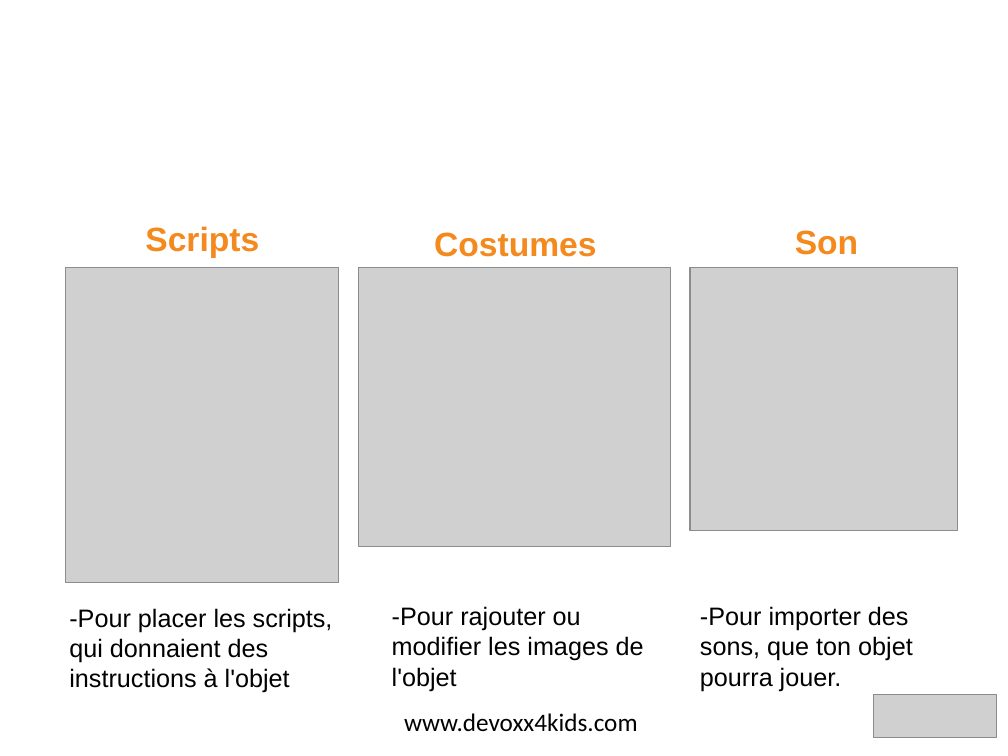
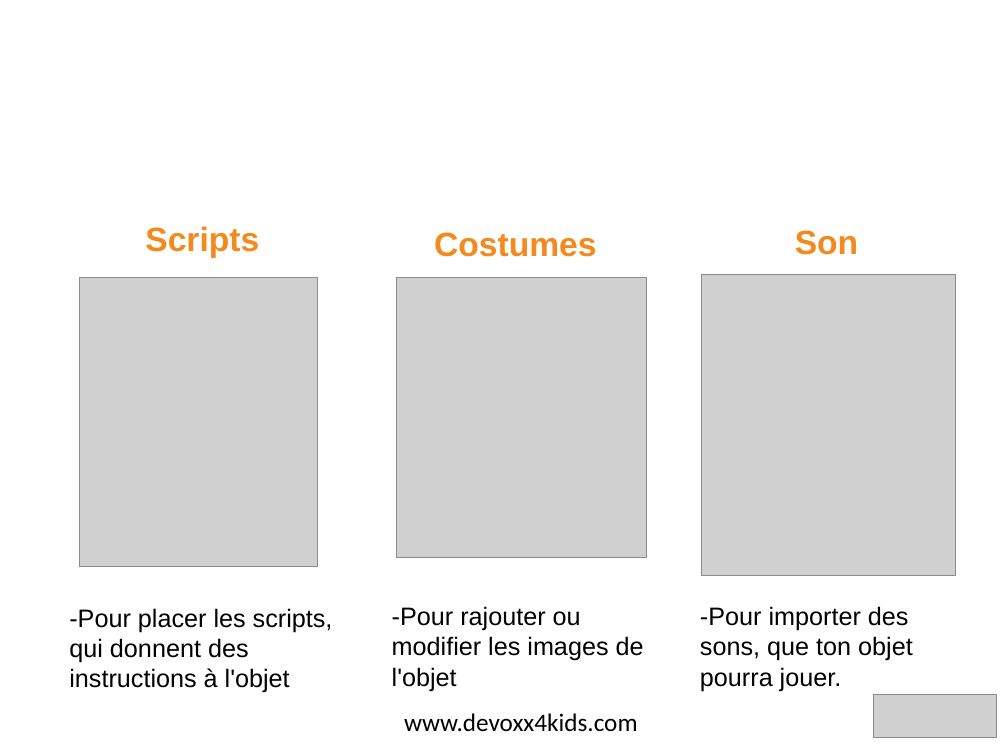
Before and after one commit to devoxx4kids/materials, a slide deck: slide 9 of workshops/scratch/fr/D4K-BE-2013-Scratch-Intro-FR.odp. Drawn at 1008x756 pixels with LibreOffice and Linux fonts; fonts in the diff are those of the drawing; grey boxes stand for pictures; background and template pictures are left out. Boxes give left, top, right and bottom in pixels: in the first picture for what was removed or moved away, otherwise in the second. Text is boxed around its words. In the diff, an @@ line names an element or a change of style, - is before the commit and + after.

Commit message:
Update Scratch intro with Scratch 2.0 screenshots [FR]
The UI changed a bit, so I've updated the screenshots

```diff
--- a/workshops/scratch/fr/D4K-BE-2013-Scratch-Intro-FR.odp
+++ b/workshops/scratch/fr/D4K-BE-2013-Scratch-Intro-FR.odp
@@ picture: place and size @@
-picture at [66, 268, 339, 583]
+picture at [80, 278, 318, 568]
@@ picture: place and size @@
-picture at [359, 268, 671, 547]
+picture at [397, 278, 647, 558]
@@ picture: place and size @@
-picture at [690, 268, 958, 531]
+picture at [702, 274, 956, 576]
@@ text at [69, 608, 333, 693]: text changed @@
--Pour placer les scripts, qui donnaient des instructions à l'objet
+-Pour placer les scripts, qui donnent des instructions à l'objet
```
Also in this commit, not shown: 8 other slides changed.
